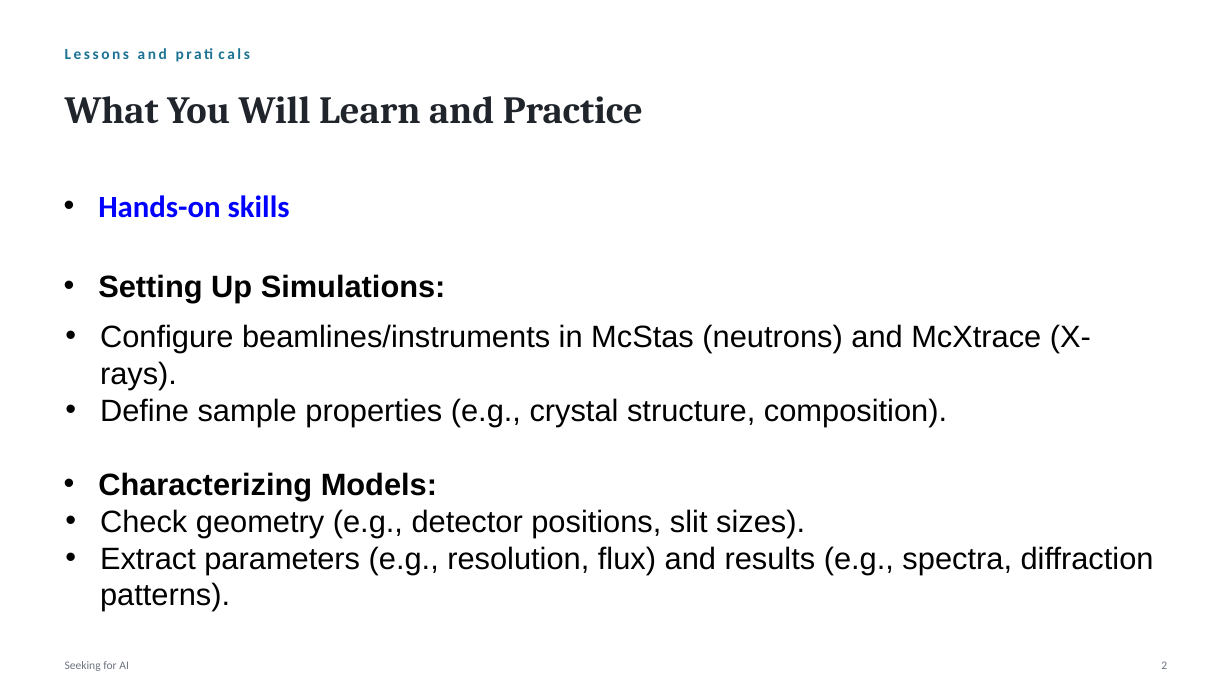
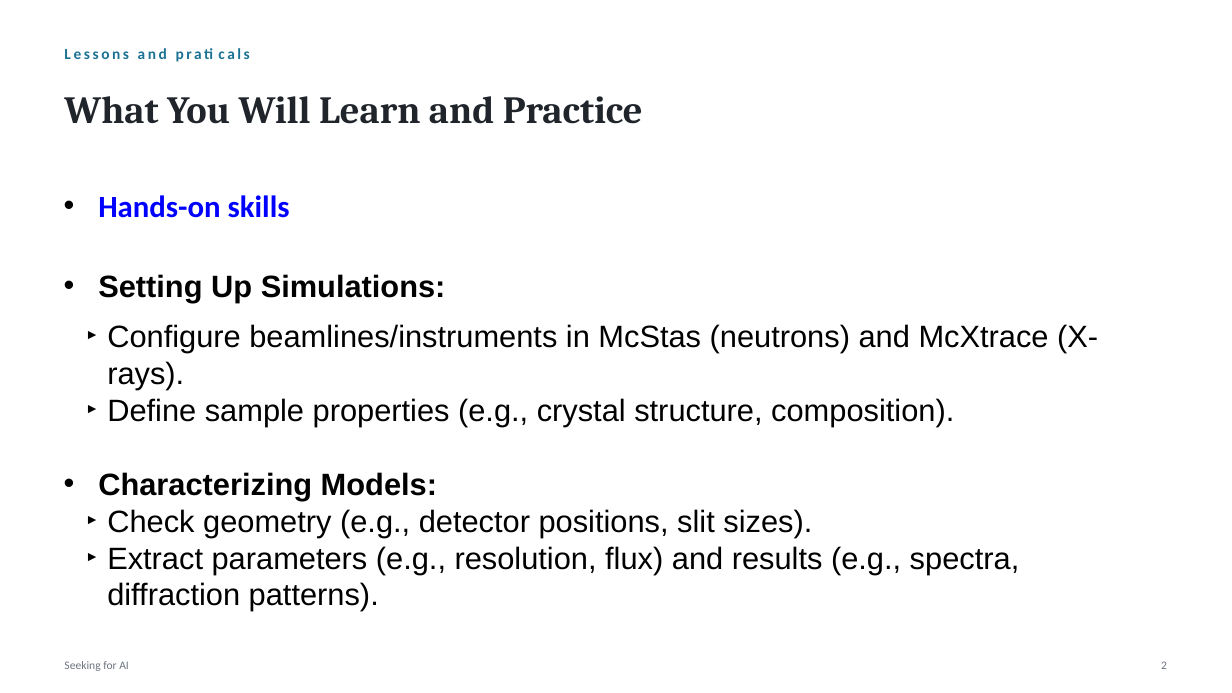
Before and after one commit to mccode-dev/PaNRAID, a slide deck: slide 15 of 21_September_Monday/01_Seeking_for_AI/01_Seeking_for_AI.pptx (slide 14 before the commit). Drawn at 1232x693 pixels with LibreOffice and Linux fonts; fonts in the diff are those of the drawing; background and template pictures are left out. Boxes give left, top, right and bottom in pixels: in the first picture for what was removed or moved away, otherwise in the second. Text is boxed around its words. In the diff, an @@ line names an element or a change of style, - is before the commit and + after.

```diff
--- a/21_September_Monday/01_Seeking_for_AI/01_Seeking_for_AI.pptx
+++ b/21_September_Monday/01_Seeking_for_AI/01_Seeking_for_AI.pptx
@@ text at box(107, 324, 1098, 611): bullet • to ►; list level 1 to 2 in "Configure beamlines/instruments in McStas (neutrons) ..."; list level 1 to 2 in "Define sample properties (e.g., crystal ..."; list level 1 to 2 in "Check geometry (e.g., detector positions, ..."; list level 1 to 2 in "Extract parameters (e.g., resolution, flux) ..." @@
```
Also in this commit, not shown: 9 other slides changed, 1 slide added, 1 slide removed, 3 other files.
